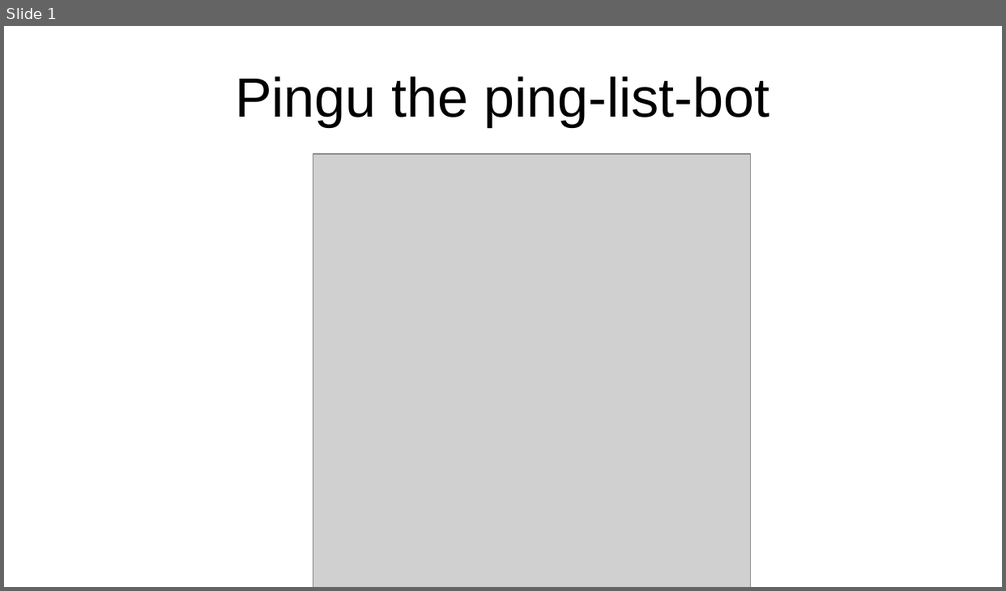
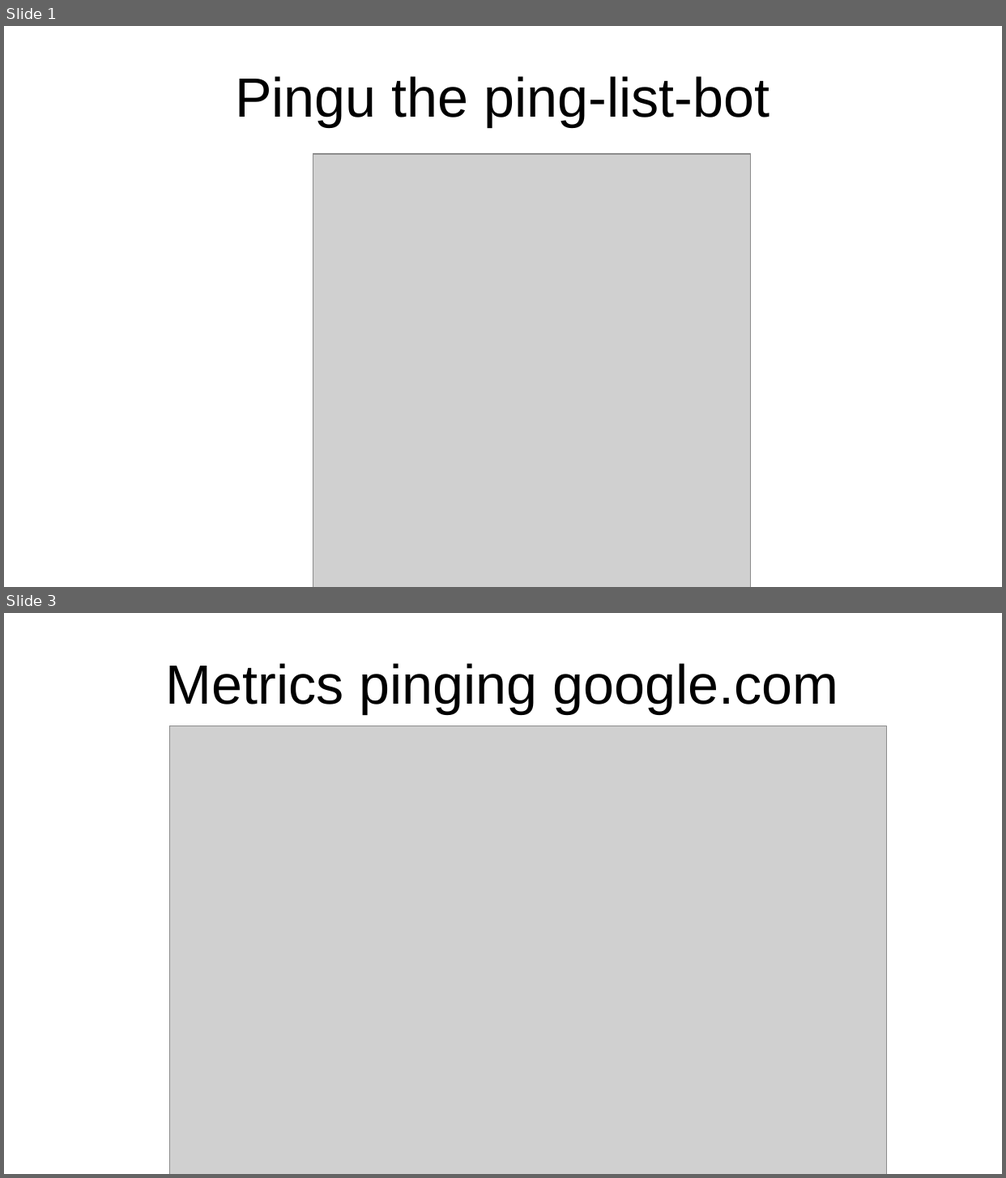
Before and after one commit to TopTortoise/Pingu, a slide deck: pinglistbot.odp. Shown one above the other, each under a label of ours: slide 1 before the commit, slides 1 and 3 after it; the slides between them are not shown. The pictures are 1006x591 and 1006x1178 pixels, drawn with LibreOffice and Linux fonts; fonts in the diff are those of the drawing; grey boxes stand for pictures. Boxes give left, top, right and bottom in pixels: in the first picture for what was removed or moved away, otherwise in the second. Text is boxed around its words. In the diff, an @@ line names an element or a change of style, - is before the commit and + after.

Commit message:
added another metric to the slides

```diff
--- a/pinglistbot.odp
+++ b/pinglistbot.odp
@@ slide 3 added at (4,613,1002,1174), background #FFFFFF @@
@@ title added at (166,663,839,714), 44 pt, text #000000 @@
+Metrics pinging google.com
@@ picture added at (170,726,887,1174) @@
```
Also in this commit, not shown: 1 other slide added, 1 slide removed, 5 other files.
